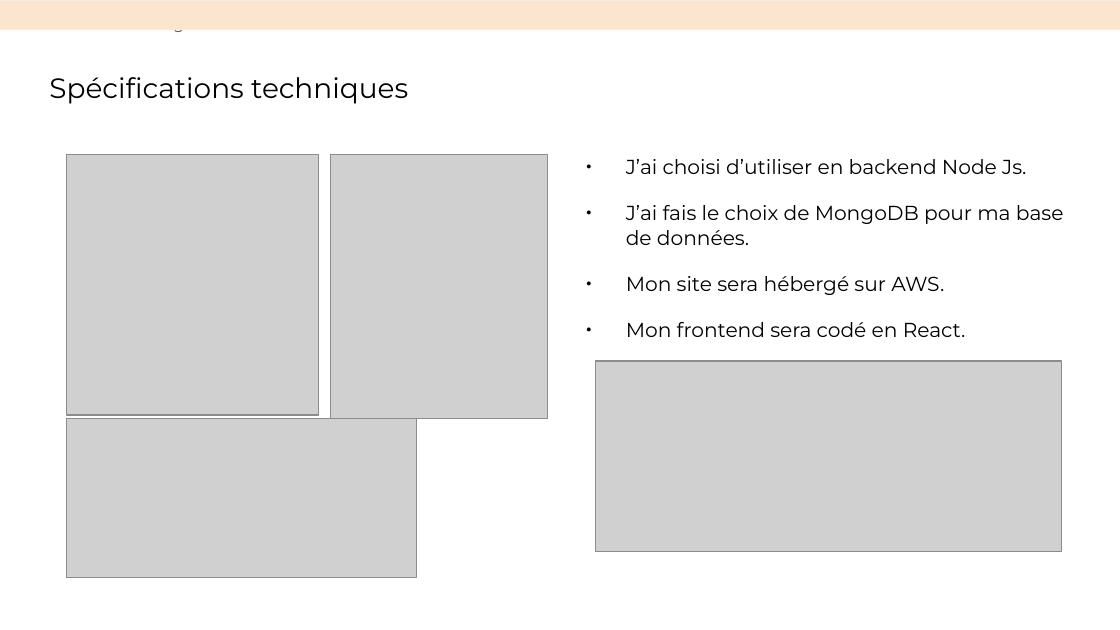
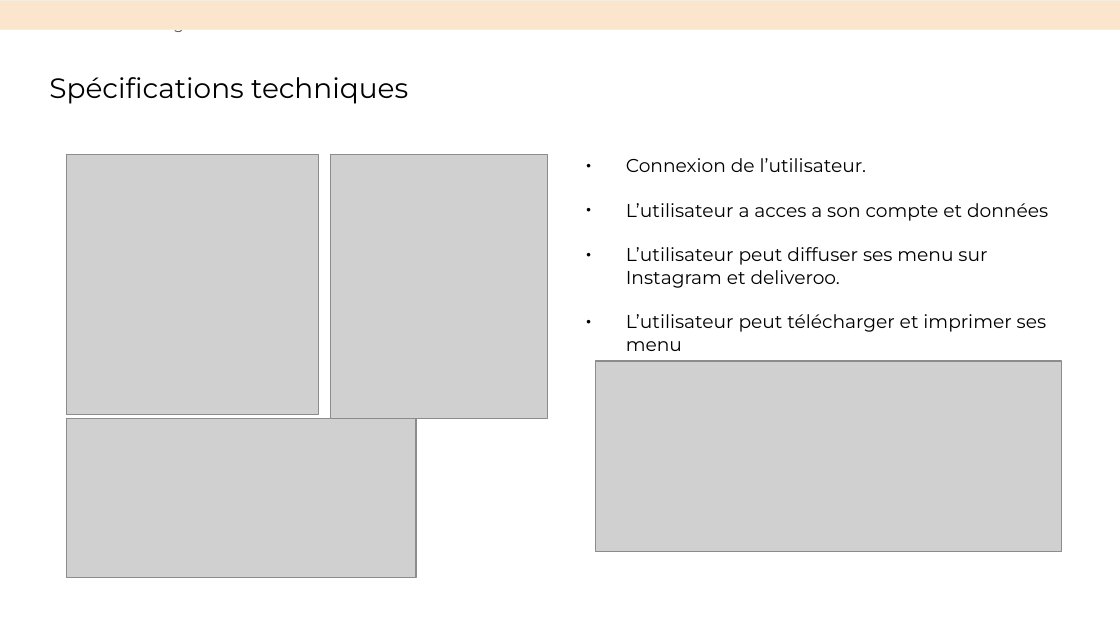
Before and after one commit to LMgit91/Planifiez-le-projet-de-votre-client, a slide deck: slide 10 of Présentation.pptx. Drawn at 1120x630 pixels with LibreOffice and Linux fonts; fonts in the diff are those of the drawing; grey boxes stand for pictures. Boxes give left, top, right and bottom in pixels: in the first picture for what was removed or moved away, otherwise in the second. Text is boxed around its words. In the diff, an @@ line names an element or a change of style, - is before the commit and + after.

```diff
--- a/Présentation.pptx
+++ b/Présentation.pptx
@@ text at (626, 158, 1048, 351): text changed; size 13 to 12 pt @@
-● J’ai choisi d’utiliser en backend Node Js.
-● J’ai fais le choix de MongoDB pour ma base de données.
-● Mon site sera hébergé sur AWS.
-● Mon frontend sera codé en React.
+● Connexion de l’utilisateur.
+● L’utilisateur a acces a son compte et données
+● L’utilisateur peut diffuser ses menu sur Instagram et deliveroo.
+● L’utilisateur peut télécharger et imprimer ses menu
```
Also in this commit, not shown: 2 other slides changed.
